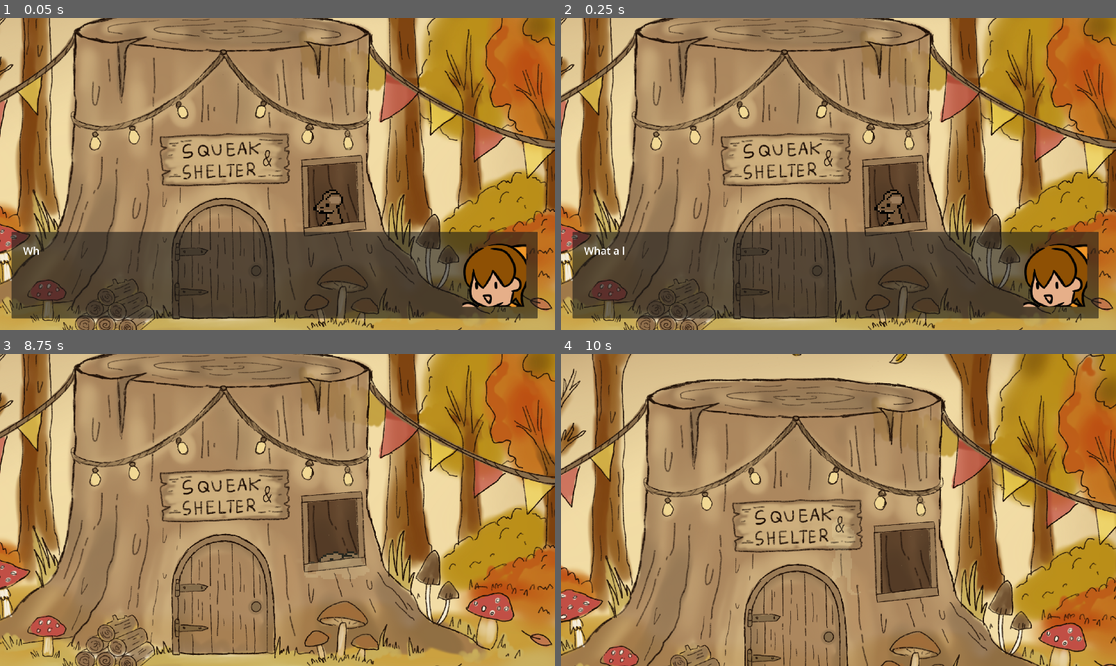
Above: before the commit, frames 1-4 (two rows, left to right).
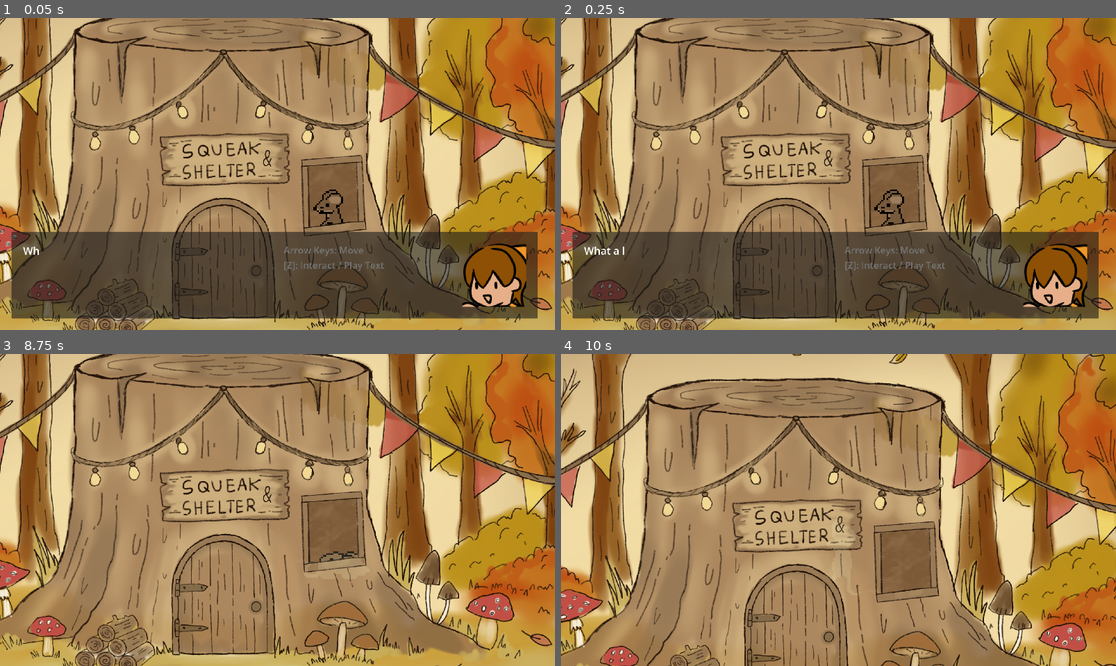
Above: after the commit, the same moments.

Repository: ashtherz/roots
Game: Godot game, scene res://scenes/Overworld.tscn
Same seed, same stepped clock (60 frames per second), same inputs: the game is played once before the commit and once after it. This scene is started directly instead of the project's main scene.
Inputs (mouse positions are in pixels of both pictures, inside the frame that each line leads up to):
- Up to frame 1 (0.05 s): no input
- Up to frame 2 (0.25 s): no input
- Up to frame 3 (8.75 s): tap Enter at 0.5, 3.5, 7.25 s; move the mouse to (399, 494) at 0.52 s; hold Right (ui_right) 0.53-1.25 s; hold Z (Interact) 0.53-1.25 s; click (399, 494) at 0.67 s; tap Up (PlatformerJump) at 0.77, 3.77, 6.77 s; drag from (166, 525) to (249, 572) at 1.27 s; tap Space at 2, 5, 8 s; move the mouse to (333, 441) at 2.02 s; hold Left (ui_left) 2.03-2.75 s; hold Z (Interact) 2.03-2.75 s; tap R at 2.1 s; drag from (249, 572) to (111, 463) at 2.77 s; move the mouse to (444, 556) at 3.52 s; hold Right (ui_right) 3.53-4.25 s; hold Z (Interact) 3.53-4.25 s; tap N at 3.6 s; drag from (111, 463) to (194, 432) at 4.27 s; move the mouse to (305, 510) at 5.02 s; hold Right (ui_right) 5.03-5.75 s; hold Z (Interact) 5.03-5.75 s; tap Keypad Enter at 5.1 s; click (305, 510) at 5.17 s; drag from (194, 432) to (166, 525) at 5.77 s; move the mouse to (399, 494) at 6.52 s; hold Left (ui_left) 6.53-7.25 s; hold Z (Interact) 6.53-7.25 s; drag from (166, 525) to (249, 572) at 7.27 s; move the mouse to (333, 441) at 8.02 s; hold Right (ui_right) from 8.03 s (still down); hold Z (Interact) from 8.03 s (still down); tap F at 8.1 s
- Up to frame 4 (10 s): release Right (ui_right) at 8.75 s; release Z (Interact) at 8.75 s; drag from (810, 572) to (672, 463) at 8.77 s; move the mouse to (1005, 556) at 9.52 s; hold Left (ui_left) from 9.53 s (still down); hold Z (Interact) from 9.53 s (still down); tap Enter at 9.6 s; click (1005, 556) at 9.67 s; tap Up (PlatformerJump) at 9.77 s

The runs differ from the first frame. In frame 1, 1.4% of the frame differs, in the area x 51-70%, y 46-82%; in frame 2, 1.4%; in frame 3, 1.4%; in frame 4, 1.6%, in the area x 57-67%, y 56-77%.

Commit message:
Add move hint

Diff:
--- a/game/scenes/Overworld.tscn
+++ b/game/scenes/Overworld.tscn
@@ -12,6 +12,7 @@
 [ext_resource type="PackedScene" uid="uid://ci1wwj1jxt6d0" path="res://scenes/common/dialogue_layer.tscn" id="9_0n4wa"]
 [ext_resource type="Script" uid="uid://c8dxrsncwckf" path="res://scripts/darkness.gd" id="11_ff6um"]
 [ext_resource type="Script" uid="uid://4pfqaa8w0d2r" path="res://scripts/overworld/darkness_source.gd" id="12_vvo0y"]
+[ext_resource type="Texture2D" uid="uid://b0jtbgat11wjr" path="res://assets/sprites/tilesets/wall.png" id="13_vvo0y"]
 
 [sub_resource type="TileSetAtlasSource" id="TileSetAtlasSource_w51ix"]
 texture = ExtResource("2_puia7")
@@ -83,9 +84,10 @@
 [node name="Overworld" type="Node2D" unique_id=1552427704]
 script = ExtResource("1_666lb")
 
-[node name="Player" parent="." unique_id=203250515 instance=ExtResource("1_c3gql")]
+[node name="Player" parent="." unique_id=203250515 node_paths=PackedStringArray("moveHint") instance=ExtResource("1_c3gql")]
 unique_name_in_owner = true
 position = Vector2(-1914, -409)
+moveHint = NodePath("../MoveHint")
 
 [node name="WallTileMap" type="TileMapLayer" parent="." unique_id=2066137824]
 z_index = 1
@@ -155,6 +157,22 @@
 position = Vector2(-146, 525)
 script = ExtResource("12_vvo0y")
 
+[node name="Wall" type="Node2D" parent="." unique_id=1037867312]
+position = Vector2(-500, 800)
+
+[node name="Sprite2D" type="Sprite2D" parent="Wall" unique_id=1471026223]
+scale = Vector2(3, 3)
+texture = ExtResource("13_vvo0y")
+
+[node name="MoveHint" type="Label" parent="." unique_id=1743073492]
+z_index = 2
+offset_left = -1995.0
+offset_top = -389.0
+offset_right = -1821.0
+offset_bottom = -340.0
+text = "Arrow Keys: Move
+[Z]: Interact / Play Text"
+
 [connection signal="body_entered" from="IntroCameraLimits" to="IntroCameraLimits" method="_on_body_entered"]
 [connection signal="body_entered" from="MainCameraLimits" to="MainCameraLimits" method="_on_body_entered"]
 [connection signal="body_entered" from="PlatformerTrigger" to="PlatformerTrigger" method="_on_body_entered"]
--- a/game/scenes/platformer.tscn
+++ b/game/scenes/platformer.tscn
@@ -129,10 +129,10 @@
 scale = Vector2(0.8, 0.8)
 texture = ExtResource("13_vi78m")
 
-[node name="PlaceholderWall" type="Node2D" parent="." unique_id=1313653033]
-position = Vector2(1100, 800)
-
-[node name="Sprite2D" type="Sprite2D" parent="PlaceholderWall" unique_id=295966160]
+[node name="Wall" type="Node2D" parent="." unique_id=1313653033]
+position = Vector2(-500, 800)
+
+[node name="Sprite2D" type="Sprite2D" parent="Wall" unique_id=295966160]
 scale = Vector2(3, 3)
 texture = ExtResource("3_txcic")
 
--- a/game/scripts/platformer/player.gd
+++ b/game/scripts/platformer/player.gd
@@ -22,6 +22,7 @@
 
 @export var camera : Camera2D
 @export var silhouette : AnimatedSprite2D
+@export var moveHint : Label = null
 
 # Speed management
 var speed_x : float = 0.0
@@ -79,6 +80,8 @@
 	# As good practice, you should replace UI actions with custom gameplay actions.
 	var direction := Input.get_axis("ui_left", "ui_right")
 	if direction != 0:
+		if moveHint != null:
+			moveHint.visible = false
 		if is_on_floor():
 			animation = "run"
 		velocity.x = move_toward(velocity.x, direction * MAX_SPEED, delta * get_x_accel(velocity.x * direction, is_on_floor()))
